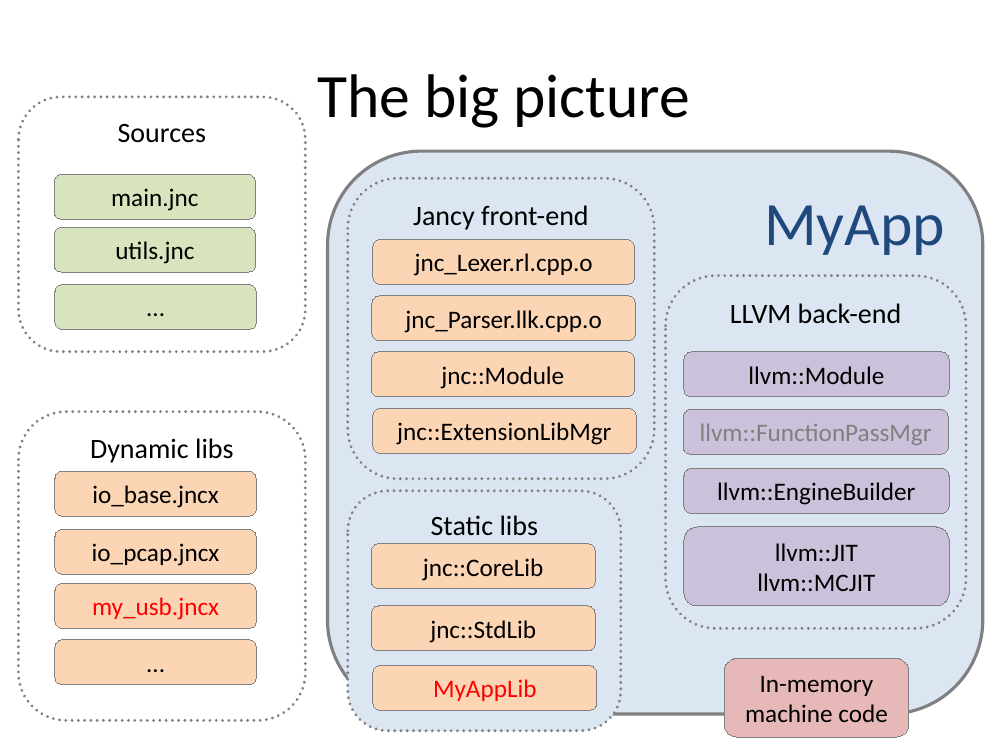
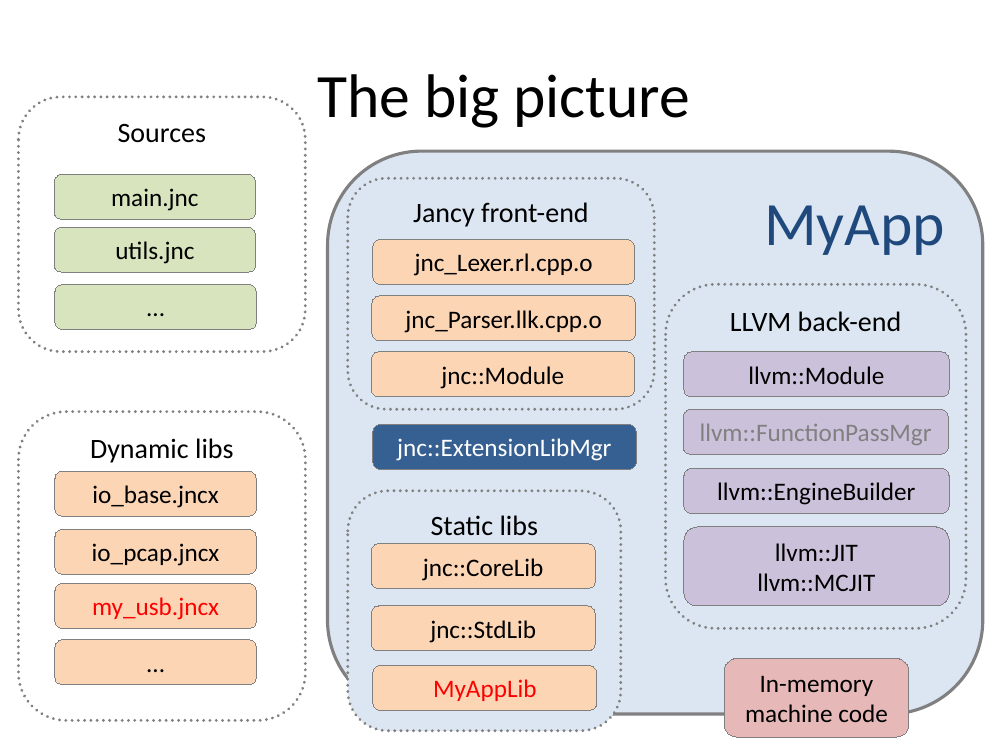
Before and after one commit to vovkos/jancy, a slide deck: slide 35 of doc/pres/Jancy FOSDEM 2016.pptx. Drawn at 1008x756 pixels with LibreOffice and Linux fonts; fonts in the diff are those of the drawing. Boxes give left, top, right and bottom in pixels: in the first picture for what was removed or moved away, otherwise in the second. Text is boxed around its words. In the diff, an @@ line names an element or a change of style, - is before the commit and + after.

```diff
--- a/doc/pres/Jancy FOSDEM 2016.pptx
+++ b/doc/pres/Jancy FOSDEM 2016.pptx
@@ rounded rectangle "Jancy front-end": place and size @@
-rounded rectangle "Jancy front-end" at [348,178,654,479]
+rounded rectangle "Jancy front-end" at [348,178,654,409]
@@ rounded rectangle "LLVM back-end": place and size @@
-rounded rectangle "LLVM back-end" at [665,276,966,629]
+rounded rectangle "LLVM back-end" at [665,284,966,628]
@@ arrow moved from (277, 432) - (373, 430) to (277, 449) - (373, 447) @@
@@ rounded rectangle "jnc::ExtensionLibMgr": place and size @@
-rounded rectangle "jnc::ExtensionLibMgr" at [373,408,636,454]
+rounded rectangle "jnc::ExtensionLibMgr" at [373,424,636,470]
@@ rounded rectangle "jnc::ExtensionLibMgr" at [373,424,636,470]: text colour #000000 to #FFFFFF; fill #FCD5B5 to #376092 @@
@@ arrow moved from (505, 513) - (505, 454) to (395, 521) - (395, 470) @@
```
Also in this commit, not shown: 10 other slides changed, 2 slides added.
